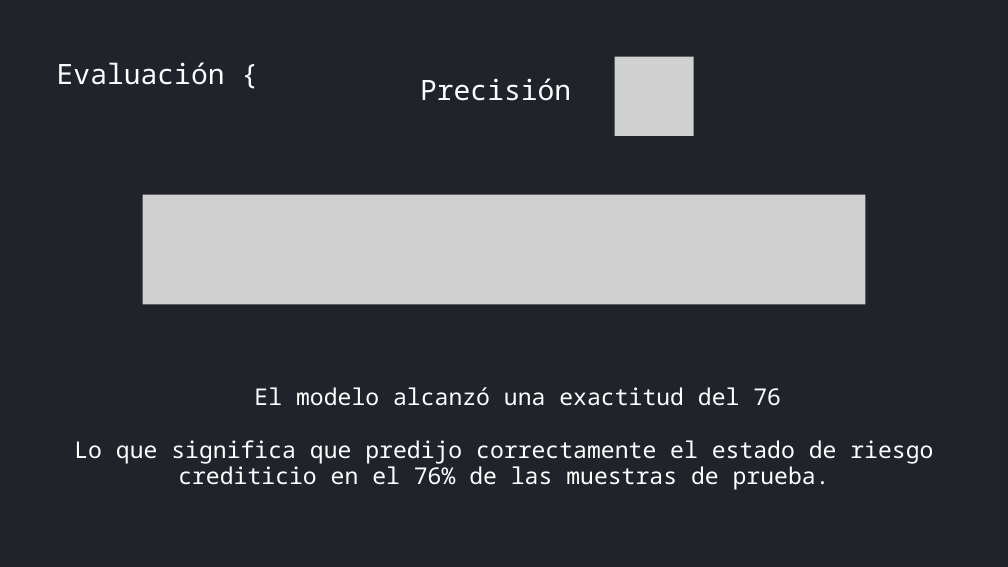
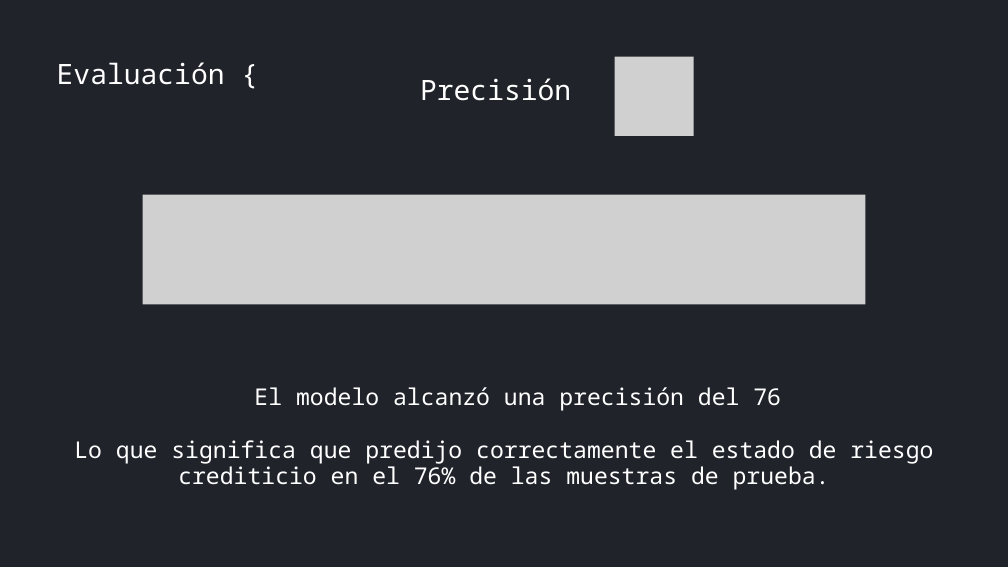
Before and after one commit to Chelqq/Credit-risk-classifier, a slide deck: slide 17 of Credit risk pptx.pptx. Drawn at 1008x567 pixels with LibreOffice and Linux fonts; fonts in the diff are those of the drawing; grey boxes stand for pictures. Boxes give left, top, right and bottom in pixels: in the first picture for what was removed or moved away, otherwise in the second. Text is boxed around its words. In the diff, an @@ line names an element or a change of style, - is before the commit and + after.

```diff
--- a/Credit risk pptx.pptx
+++ b/Credit risk pptx.pptx
@@ text at (254,387,781,411): text changed @@
-El modelo alcanzó una exactitud del 76
+El modelo alcanzó una precisión del 76
```
Also in this commit, not shown: 2 other slides changed.
